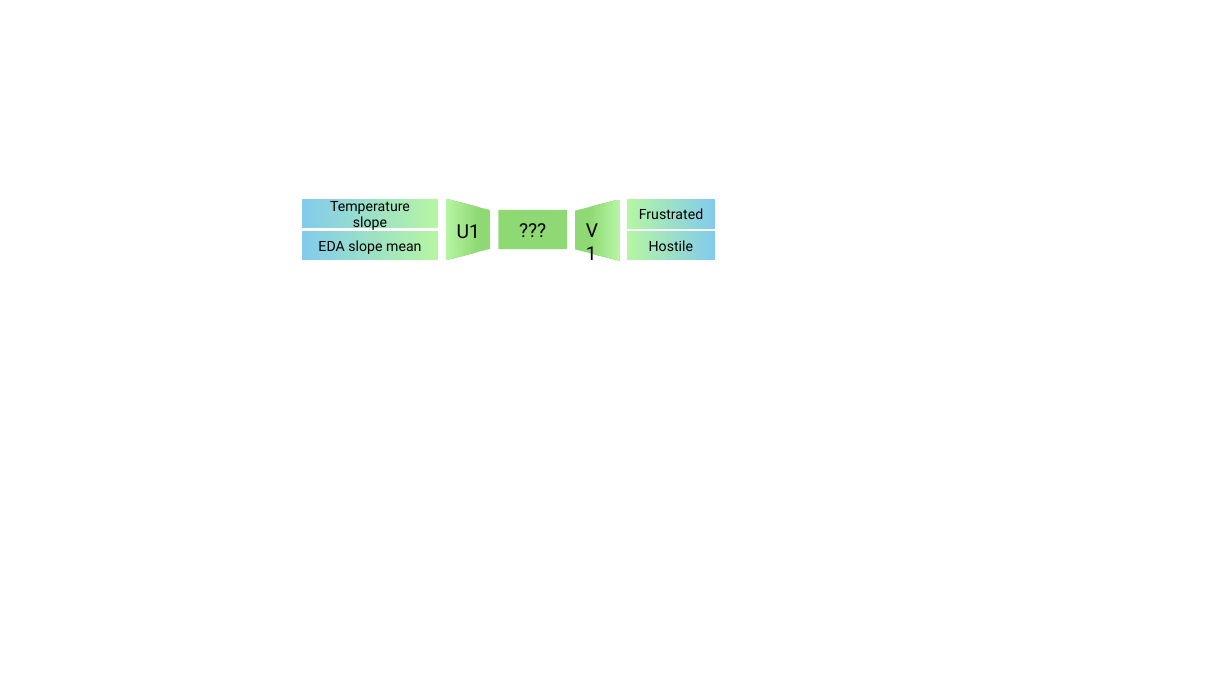
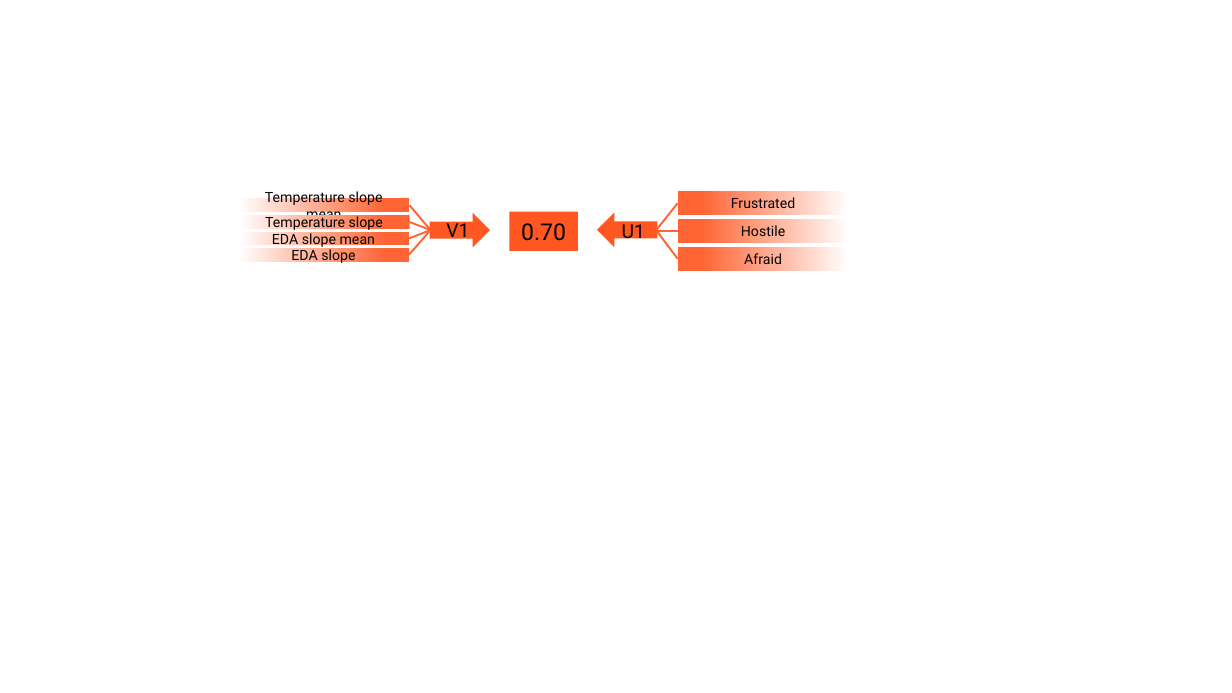
Before and after one commit to lucasbrylle/CDA_P2, a slide deck: slide 1 of figures/FeaturesCCA.pptx. Drawn at 1232x693 pixels with LibreOffice and Linux fonts; fonts in the diff are those of the drawing. Boxes give left, top, right and bottom in pixels: in the first picture for what was removed or moved away, otherwise in the second. Text is boxed around its words. In the diff, an @@ line names an element or a change of style, - is before the commit and + after.

```diff
--- a/figures/FeaturesCCA.pptx
+++ b/figures/FeaturesCCA.pptx
@@ rectangle added at <box>238,199,409,213</box>, fill gradient #FF6534 to #FFFFFF, 11 pt, text #000000 @@
+Temperature slope mean
@@ line added from (409, 205) to (431, 230), #FF6534 1.5 pt @@
@@ trapezoid removed at <box>446,199,491,260</box> @@
@@ trapezoid removed at <box>576,200,620,261</box> @@
@@ line added from (677, 203) to (656, 230), #FF6534 1.5 pt @@
@@ rectangle "Frustrated": place and size @@
-rectangle "Frustrated" at <box>628,200,715,229</box>
+rectangle "Frustrated" at <box>677,191,848,215</box>
@@ rectangle "EDA slope mean": place and size @@
-rectangle "EDA slope mean" at <box>302,231,438,261</box>
+rectangle "EDA slope mean" at <box>238,232,409,246</box>
@@ rectangle "EDA slope mean" at <box>238,232,409,246</box>: fill gradient #B5F5A2 to #83CBEB to gradient #FF6534 to #FFFFFF @@
@@ rectangle "Temperature slope": place and size @@
-rectangle "Temperature slope" at <box>302,200,438,229</box>
+rectangle "Temperature slope" at <box>238,215,409,229</box>
@@ line added from (409, 222) to (431, 230), #FF6534 1.5 pt @@
@@ line added from (409, 238) to (431, 230), #FF6534 1.5 pt @@
@@ line added from (409, 255) to (431, 230), #FF6534 1.5 pt @@
@@ right arrow added at <box>431,215,489,245</box>, fill #FF5722, outline #FF5722 1.5 pt @@
@@ text "V1" rewrapped from <box>577,213,618,246</box> to <box>446,220,469,243</box> @@
@@ rectangle removed at <box>498,210,567,249</box> @@
-???
@@ rectangle added at <box>509,212,578,250</box>, fill #FF5722, 18 pt, text #000000 @@
+0.70
@@ right arrow added at <box>599,215,657,245</box>, fill #FF5722, outline #FF5722 1.5 pt @@
@@ text "U1" rewrapped from <box>457,224,480,238</box> to <box>622,220,645,243</box> @@
@@ line added from (677, 231) to (657, 231), #FF6534 1.5 pt @@
@@ line added from (677, 259) to (657, 231), #FF6534 1.5 pt @@
@@ fill gradient #B6F6A4 to #83CBEB to gradient #FF6534 to #FFFFFF in 3 elements at <box>238,215,409,229</box>, <box>677,191,848,215</box>, <box>677,219,848,243</box> @@
@@ rectangle "Hostile": place and size @@
-rectangle "Hostile" at <box>628,231,715,261</box>
+rectangle "Hostile" at <box>677,219,848,243</box>
@@ rectangle added at <box>238,248,409,262</box>, fill gradient #FF6534 to #FFFFFF, 11 pt, text #000000 @@
+EDA slope
@@ rectangle added at <box>677,247,848,271</box>, fill gradient #FF6534 to #FFFFFF, 11 pt, text #000000 @@
+Afraid
```
Also in this commit, not shown: 2 other slides changed, 7 other files.
